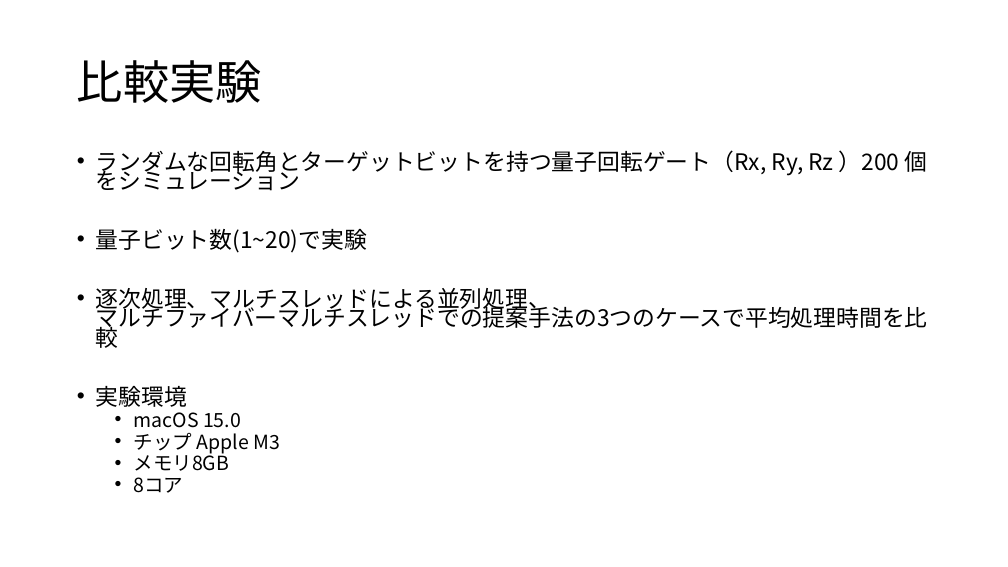
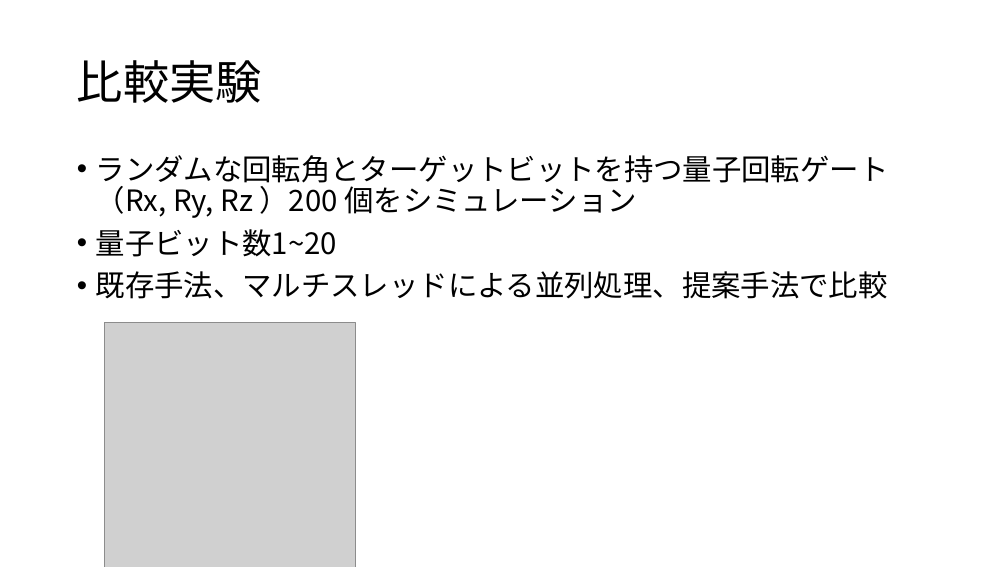
Before and after one commit to uj151133/my_quantum_simulator_with_gpu, a slide deck: slide 16 of docs/present.pptx (slide 17 before the commit). Drawn at 1008x567 pixels with LibreOffice and Linux fonts; fonts in the diff are those of the drawing; grey boxes stand for pictures. Boxes give left, top, right and bottom in pixels: in the first picture for what was removed or moved away, otherwise in the second. Text is boxed around its words. In the diff, an @@ line names an element or a change of style, - is before the commit and + after.

```diff
--- a/docs/present.pptx
+++ b/docs/present.pptx
@@ text at <box>96,155,889,218</box>: size 21.7 to 28 pt in "ランダムな回転角とターゲットビットを持つ量子回転ゲート（Rx, Ry, Rz ）200 個をシミュレーション"; line spacing 0.7 to 0.9 @@
@@ text at <box>96,229,888,299</box>: text changed; size 21.7 to 28 pt @@
-• 量子ビット数(1~20)で実験
-• 逐次処理、マルチスレッドによる並列処理、
-  マルチファイバーマルチスレッドでの提案手法の3つのケースで平均処理時間を比較
-• 実験環境
-  • macOS 15.0
-  • チップ Apple M3
-  • メモリ8GB
-  • 8コア
+• 量子ビット数1~20
+• 既存手法、マルチスレッドによる並列処理、提案手法で比較
@@ picture added at <box>104,323,355,567</box> @@
```
Also in this commit, not shown: 12 other slides changed, 2 slides added, 1 slide removed, 2 other files.
